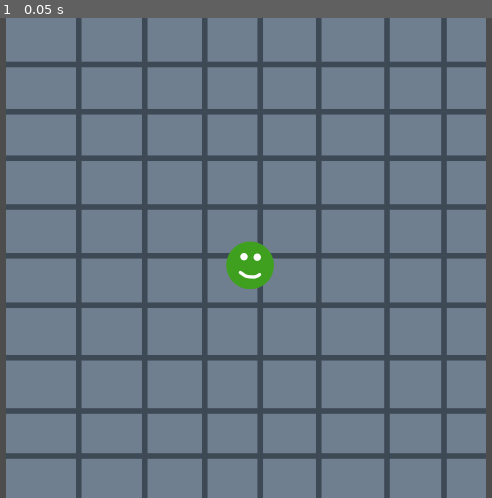
Above: before the commit, frame 1.
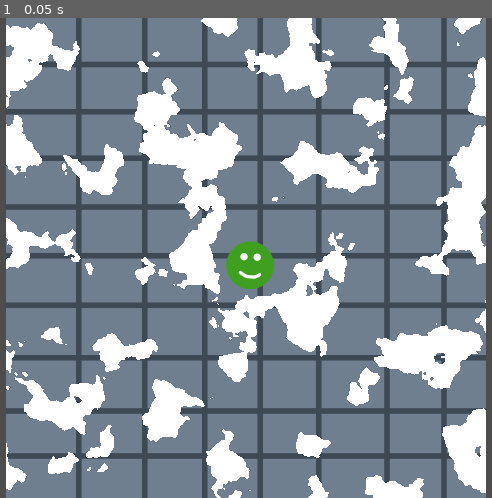
Above: after the commit, the same moment.

Repository: Cyberiada2025-2026/Lem-Jam
Game: Godot game, scene res://scenes/debug/map_test/map_test.tscn
Same seed, same stepped clock (60 frames per second), same inputs: the game is played once before the commit and once after it. The project has no main scene, so this scene is started directly.
Inputs:
- Up to frame 1 (0.05 s): no input

The runs differ from the first frame. In frame 1, 23% of the frame differs, in the area x 1-99%, y 0-100%.

Commit message:
Add noise cloud

Diff:
--- a/scenes/debug/map_test/map_test.tscn
+++ b/scenes/debug/map_test/map_test.tscn
@@ -1,15 +1,27 @@
 [gd_scene format=3 uid="uid://bkxy8nrfyq4xl"]
 
 [ext_resource type="Texture2D" uid="uid://c54qqobw635l" path="res://shared/debug/player/character-debug.png" id="1_msuog"]
+[ext_resource type="Shader" uid="uid://bbwij44bjd7dj" path="res://shared/noise/noise.tres" id="1_oealp"]
 [ext_resource type="Texture2D" uid="uid://bmhrh30lgrt01" path="res://shared/debug/board/debug_board.png" id="2_oealp"]
+
+[sub_resource type="ShaderMaterial" id="ShaderMaterial_36r5t"]
+shader = ExtResource("1_oealp")
 
 [node name="MapTest" type="Node2D" unique_id=1670179635]
 
-[node name="Sprite2D" type="Sprite2D" parent="." unique_id=1405594243]
+[node name="Noise" type="Sprite2D" parent="." unique_id=1691225463]
+z_index = 1
+material = SubResource("ShaderMaterial_36r5t")
+position = Vector2(329, 240)
+texture = ExtResource("2_oealp")
+
+[node name="Character" type="Sprite2D" parent="." unique_id=1405594243]
 position = Vector2(333, 247)
 texture = ExtResource("1_msuog")
 
-[node name="Sprite2D2" type="Sprite2D" parent="." unique_id=1375515530]
+[node name="Background" type="Sprite2D" parent="." unique_id=1375515530]
 z_index = -1
 position = Vector2(329, 240)
 texture = ExtResource("2_oealp")
+
+[node name="MeshInstance2D" type="MeshInstance2D" parent="." unique_id=2111768394]
--- a/shared/noise/noise.tres
+++ b/shared/noise/noise.tres
@@ -31,4 +31,4 @@
 nodes/fragment/6/position = Vector2(780, 200)
 nodes/fragment/7/node = SubResource("VisualShaderNodeFloatConstant_4qptk")
 nodes/fragment/7/position = Vector2(80, 340)
-nodes/fragment/connections = PackedInt32Array(2, 0, 4, 0, 4, 0, 6, 0, 6, 0, 0, 0, 7, 0, 4, 1)
+nodes/fragment/connections = PackedInt32Array(2, 0, 4, 0, 4, 0, 6, 0, 6, 0, 0, 0, 7, 0, 4, 1, 6, 0, 0, 1)
